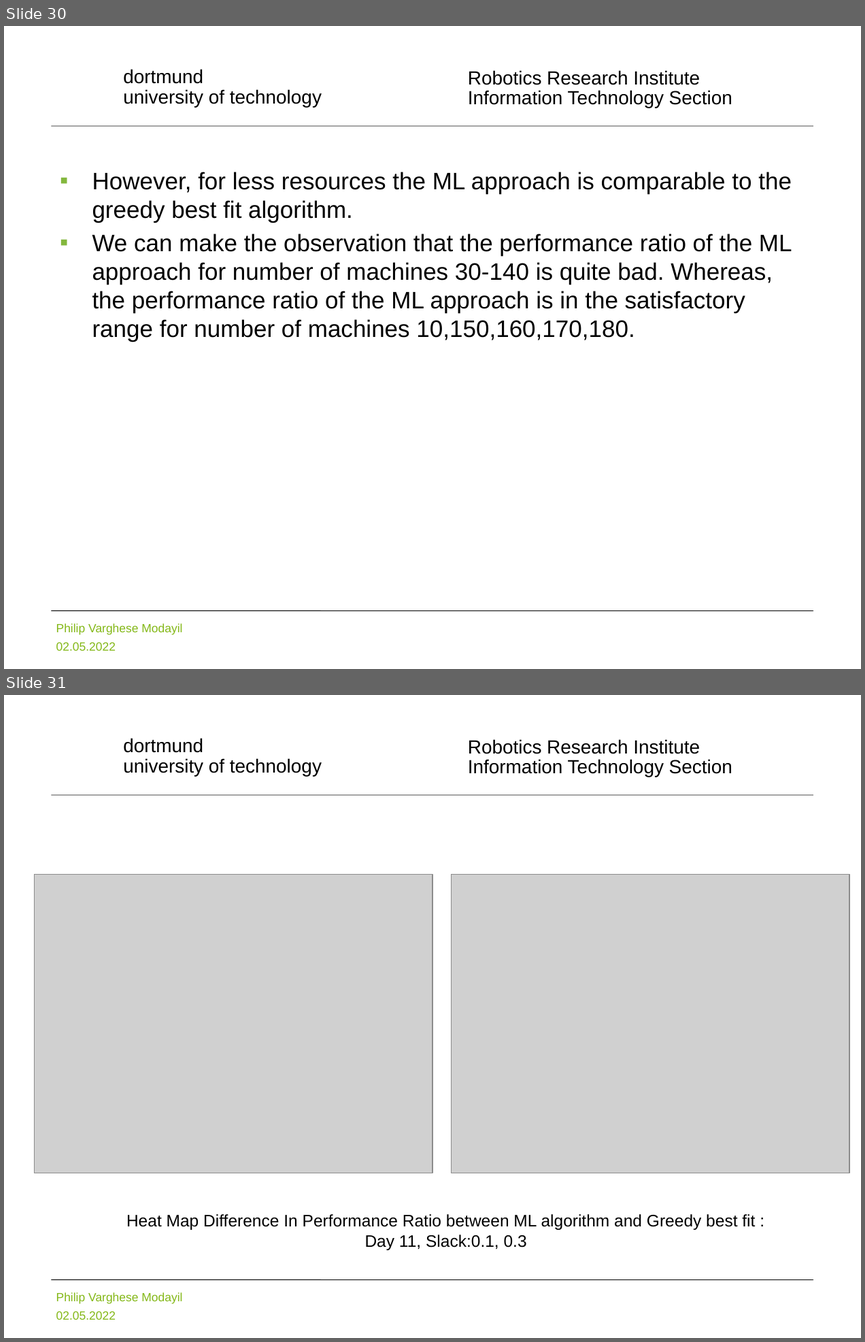
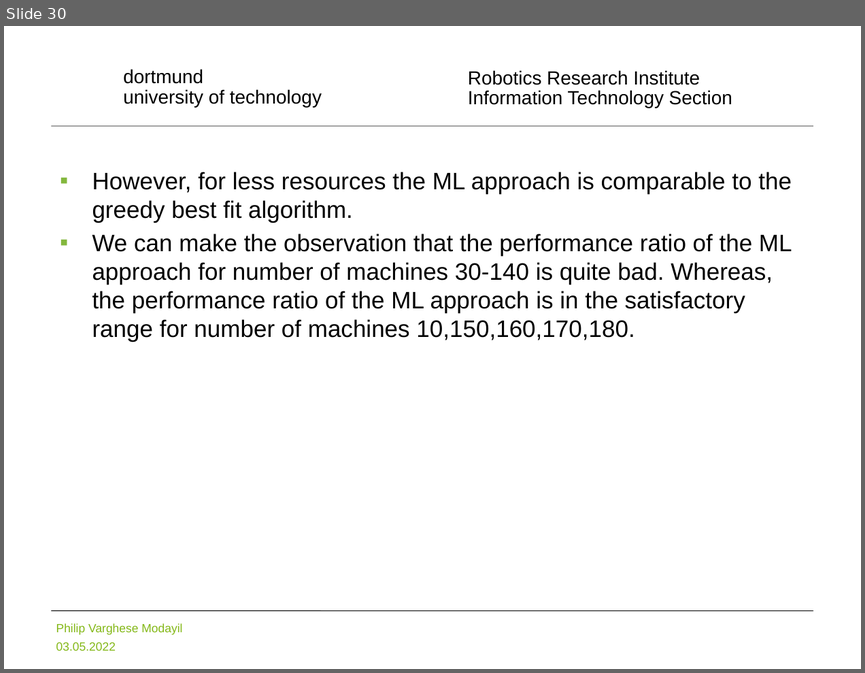
Before and after one commit to pvmodayil/Online-Immediate-Commitment-Job-Scheduling-A-Machine-Learning-Approach, a slide deck: Online Immediate Commitment Job Scheduling A Machine Learning Approach.pptx. Shown one above the other, each under a label of ours: slides 30 and 31 before the commit, slide 30 after it. The pictures are 865x1342 and 865x673 pixels, drawn with LibreOffice and Linux fonts; fonts in the diff are those of the drawing; grey boxes stand for pictures; background and template pictures are left out. Boxes give left, top, right and bottom in pixels: in the first picture for what was removed or moved away, otherwise in the second. Text is boxed around its words. In the diff, an @@ line names an element or a change of style, - is before the commit and + after.

```diff
--- a/Online Immediate Commitment Job Scheduling A Machine Learning Approach.pptx
+++ b/Online Immediate Commitment Job Scheduling A Machine Learning Approach.pptx
@@ slide 31 removed at bbox=[4, 695, 861, 1338], background #FFFFFF; not listed: 5 template elements that a slide beside it also shows @@
@@ picture removed at bbox=[34, 874, 432, 1172] @@
@@ picture removed at bbox=[451, 874, 850, 1172] @@
@@ text removed at bbox=[126, 1214, 755, 1250] @@
-Heat Map Difference In Performance Ratio between ML algorithm and Greedy best fit : Day 11, Slack:0.1, 0.3
@@ slide 30 changed as well @@
@@ text at bbox=[56, 641, 116, 650]: text changed @@
-02.05.2022
+03.05.2022
```
Also in this commit, not shown: 31 other slides changed, 1 slide added, 1 other slide removed.
